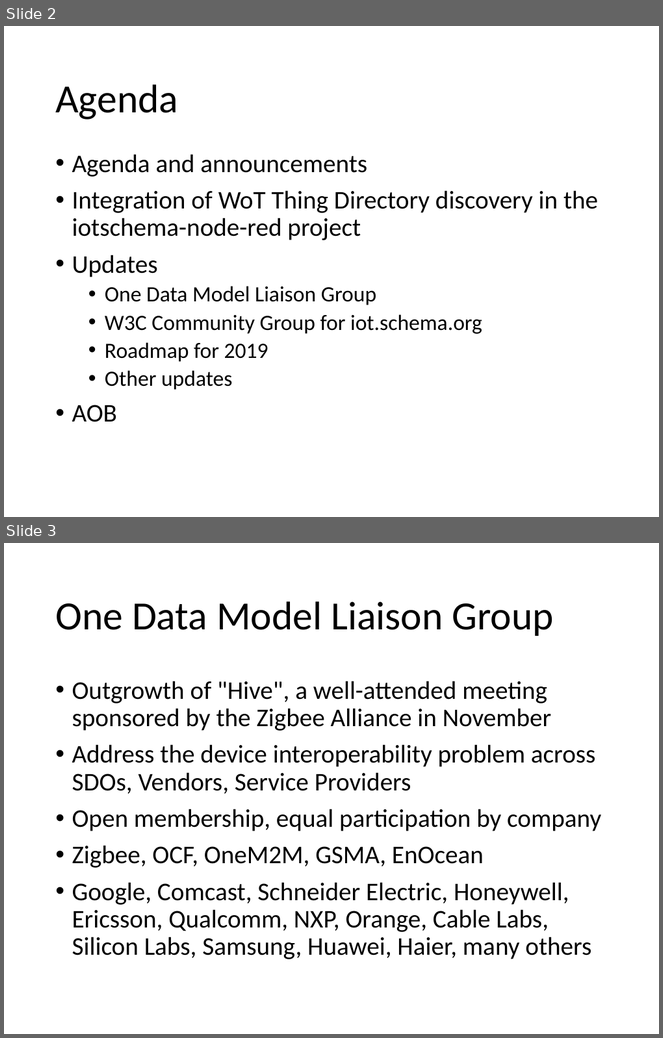
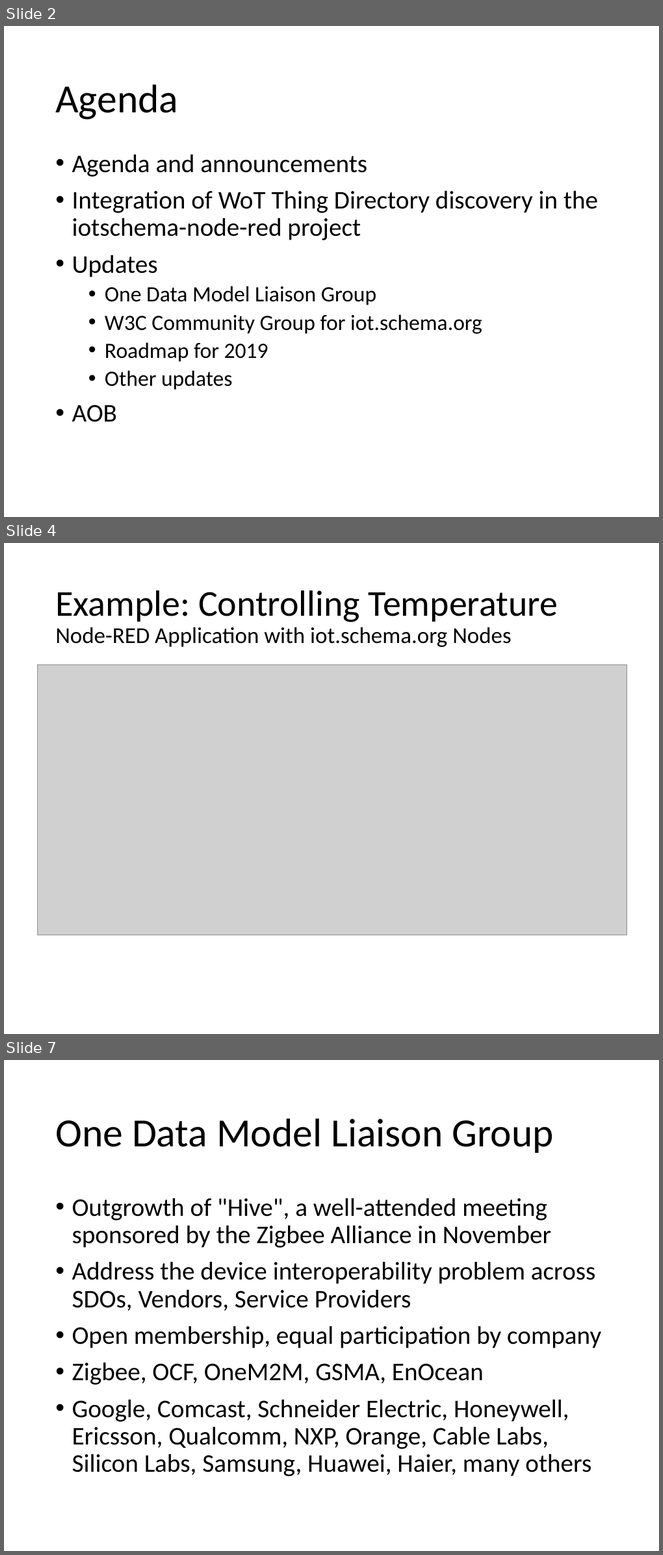
Before and after one commit to iot-schema-collab/teleconferences, a slide deck: iotschema-20190117.pptx. Shown one above the other, each under a label of ours: slides 2 and 3 before the commit, slides 2, 4 and 7 after it; the slides between them are not shown. The pictures are 663x1038 and 663x1555 pixels, drawn with LibreOffice and Linux fonts; fonts in the diff are those of the drawing; grey boxes stand for pictures. Boxes give left, top, right and bottom in pixels: in the first picture for what was removed or moved away, otherwise in the second. Text is boxed around its words. In the diff, an @@ line names an element or a change of style, - is before the commit and + after.

Commit message:
Slides for 2 agenda points added: "Integration of WoT Thing Directory discovery in the iotschema-node-red project", and "Roadmap for 2019".

```diff
--- a/iotschema-20190117.pptx
+++ b/iotschema-20190117.pptx
@@ slide 4 added at (4,543,659,1034), background #FFFFFF @@
@@ title added at (55,590,558,647), 25 pt, text #000000 @@
+Example: Controlling Temperature
+Node-RED Application with iot.schema.org Nodes
@@ picture added at (37,665,627,935) @@
@@ what was slide 3 is now slide 7 @@
```
Also in this commit, not shown: 5 other slides added, 1 other file.
